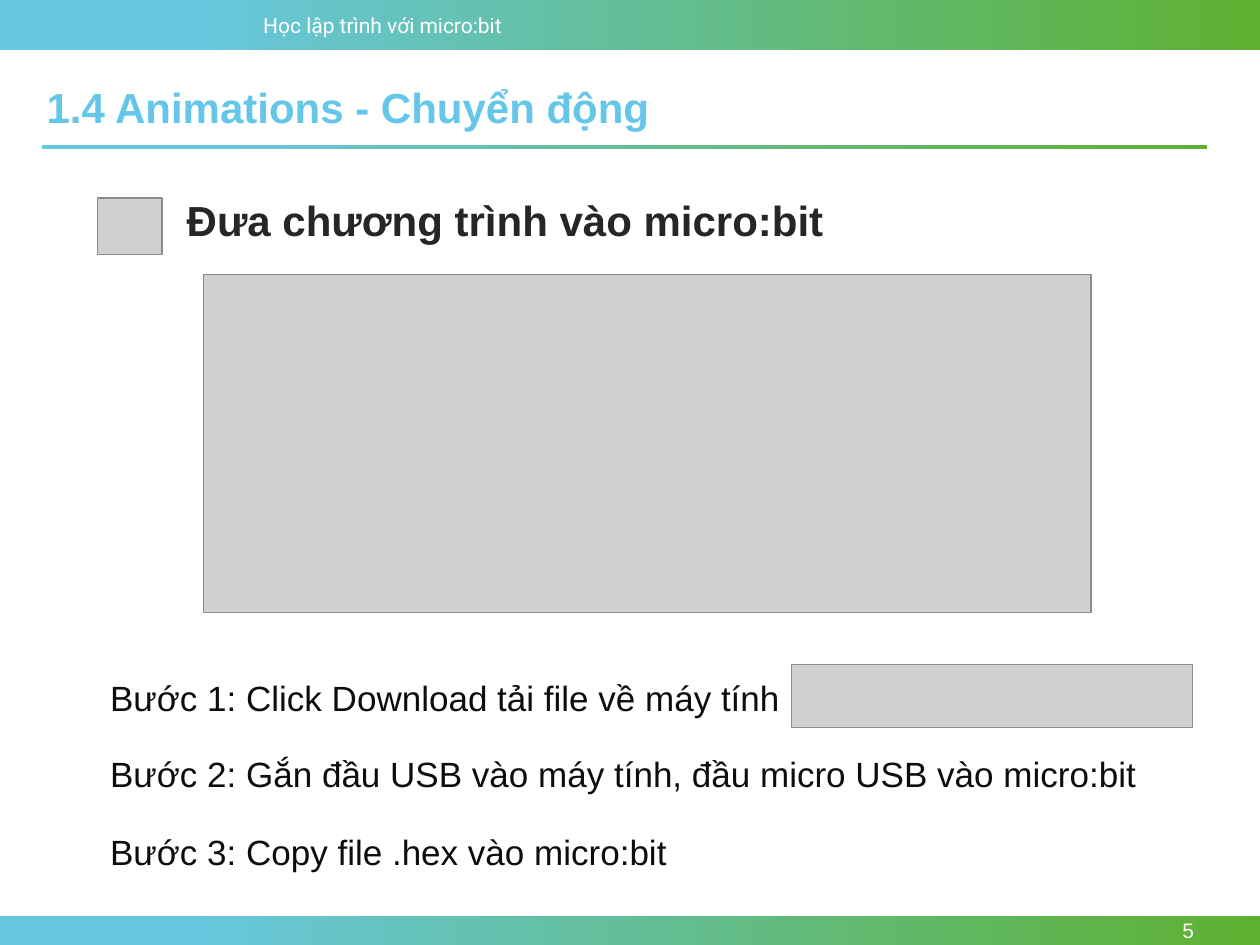
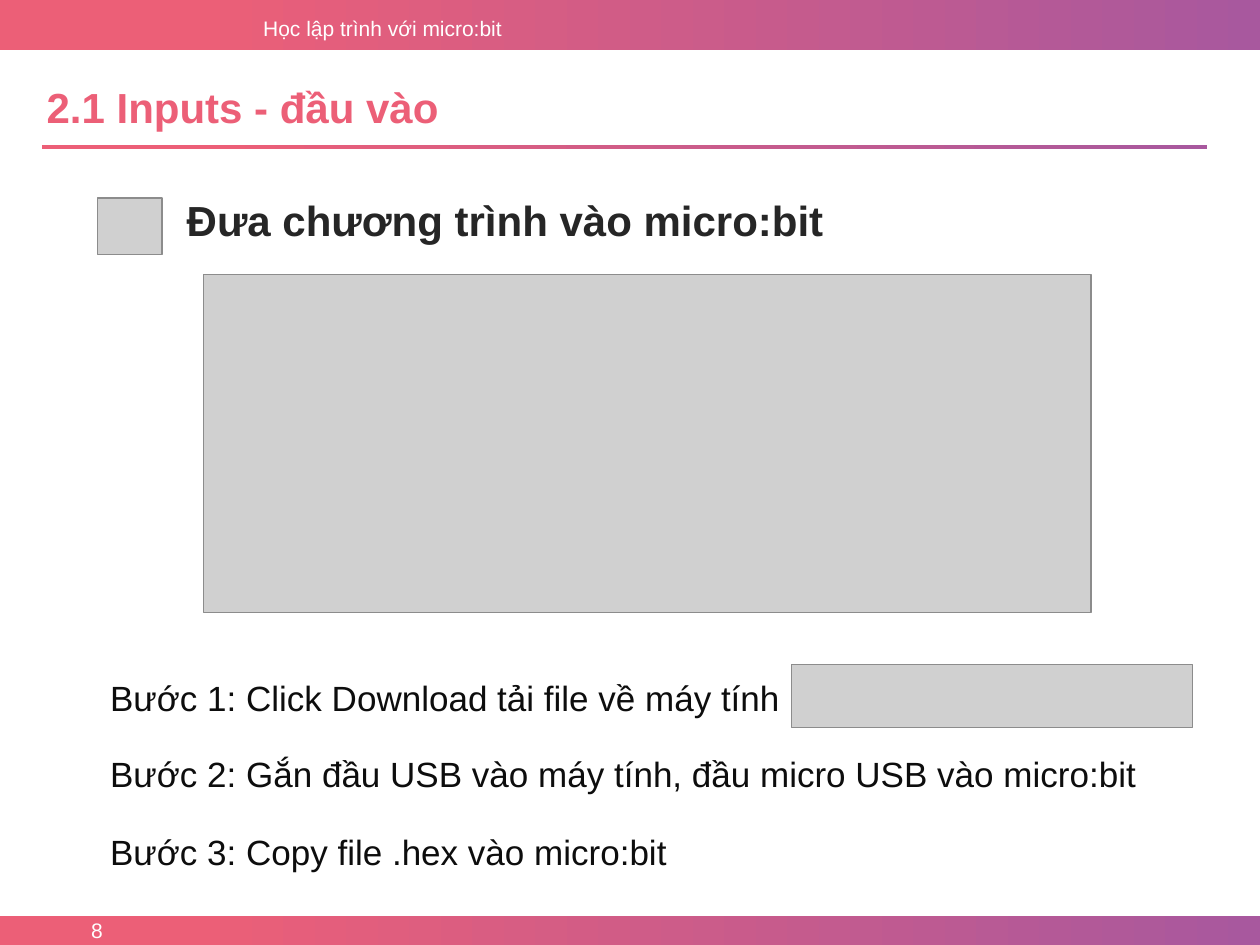
Before and after one commit to nhannn87dn/Learn-microbit, a slide deck: slide 8 of Lessions/Bai-02-Inputs-and-Variables/2.Bai-02-Inputs-and-Variables-p1.pptx (slide 5 before the commit). Drawn at 1260x945 pixels with LibreOffice and Linux fonts; fonts in the diff are those of the drawing; grey boxes stand for pictures; background and template pictures are left out. Boxes give left, top, right and bottom in pixels: in the first picture for what was removed or moved away, otherwise in the second. Text is boxed around its words. In the diff, an @@ line names an element or a change of style, - is before the commit and + after.

```diff
--- a/Lessions/Bai-02-Inputs-and-Variables/2.Bai-02-Inputs-and-Variables-p1.pptx
+++ b/Lessions/Bai-02-Inputs-and-Variables/2.Bai-02-Inputs-and-Variables-p1.pptx
@@ text "Học lập trình với micro:bit" at bbox=[263, 20, 502, 41]: font Roboto to Arial @@
@@ text at bbox=[47, 90, 438, 131]: text changed; text colour #64C7E9 to #EC5F77 @@
-1.4 Animations - Chuyển động
+2.1 Inputs - đầu vào
@@ fill gradient #67C7DF to #5EB130 to gradient #EC5F77 to #A8589E in 3 elements at bbox=[0, 0, 1260, 50], bbox=[0, 916, 1260, 945], bbox=[42, 145, 1207, 149] @@
@@ page number added at bbox=[91, 923, 103, 938], 12 pt, text #FFFFFF @@
+8
@@ page number removed at bbox=[1182, 923, 1194, 938] @@
-5
```
Also in this commit, not shown: 2 other slides changed, 6 slides added, 2 slides removed, 3 other files.
